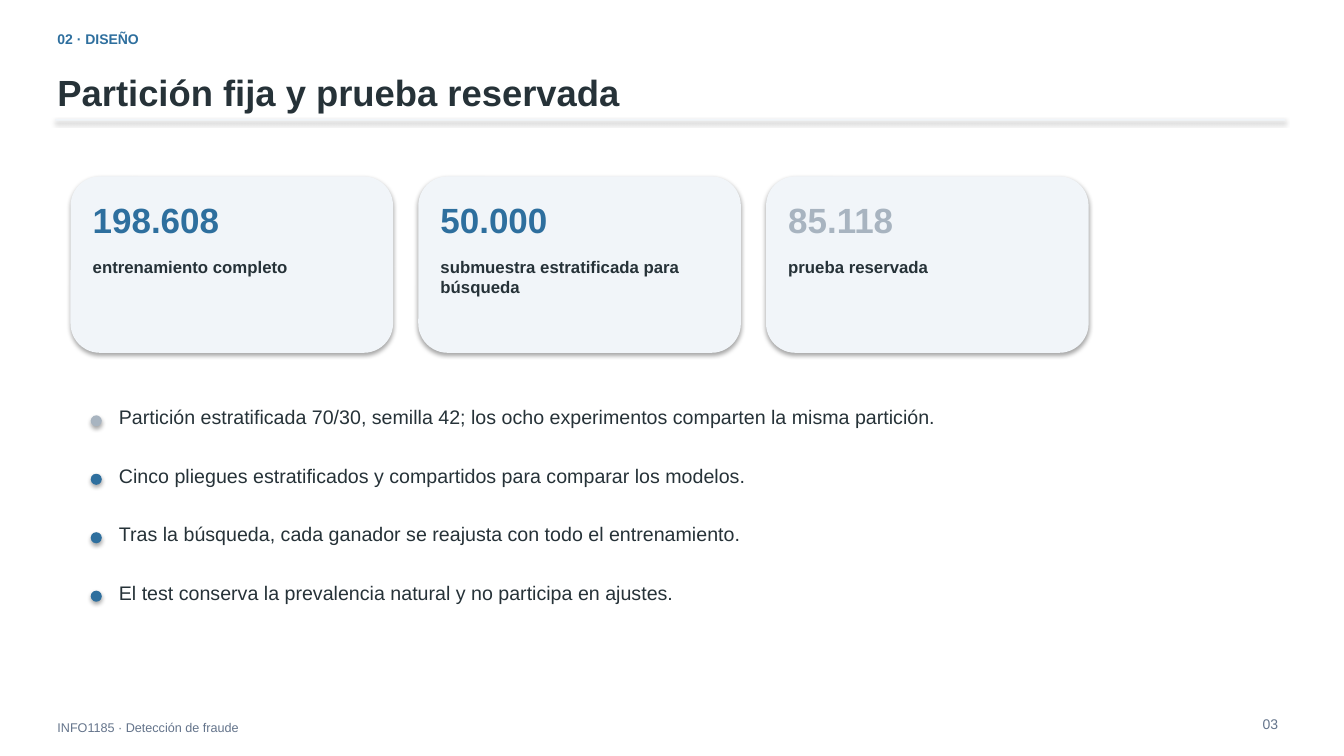
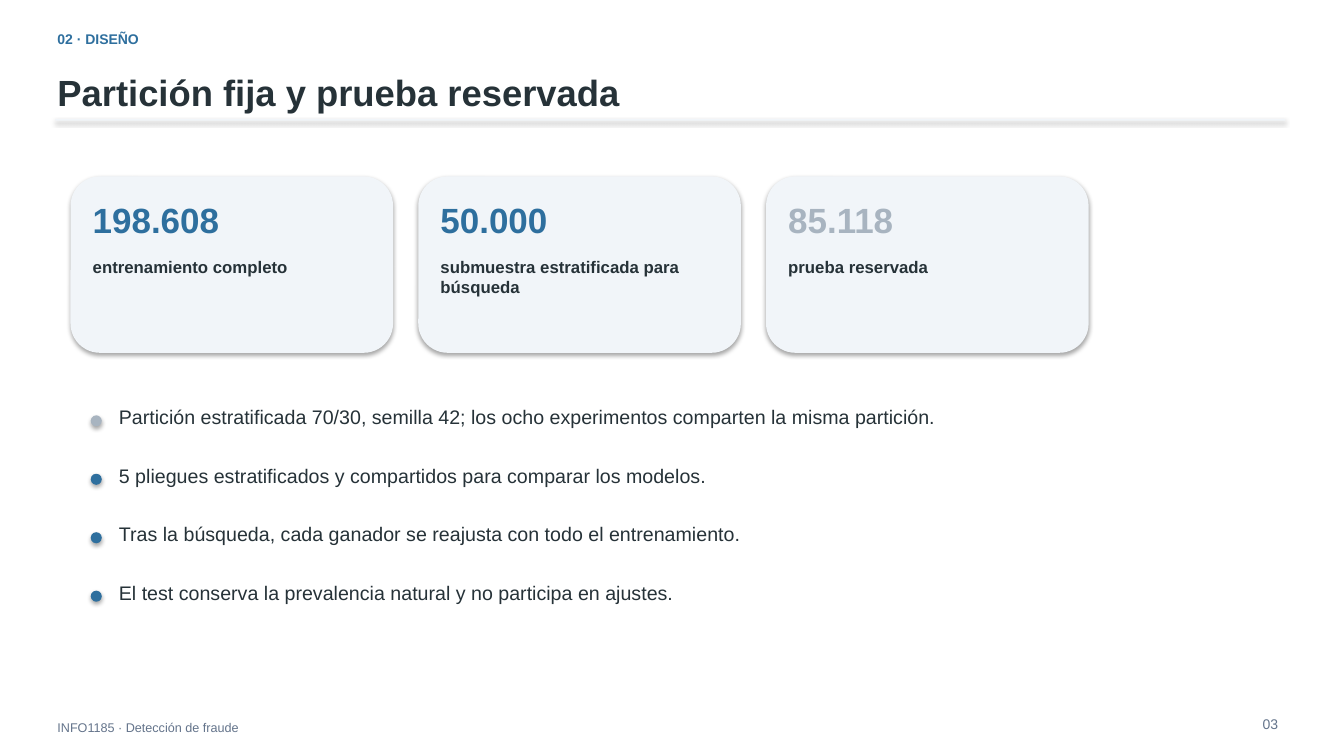
Before and after one commit to FernandoValdes01/Fraudetection, a slide deck: slide 3 of documentacion/presentacion/defensa_fraude.pptx. Drawn at 1344x756 pixels with LibreOffice and Linux fonts; fonts in the diff are those of the drawing. Boxes give left, top, right and bottom in pixels: in the first picture for what was removed or moved away, otherwise in the second. Text is boxed around its words. In the diff, an @@ line names an element or a change of style, - is before the commit and + after.

```diff
--- a/documentacion/presentacion/defensa_fraude.pptx
+++ b/documentacion/presentacion/defensa_fraude.pptx
@@ text at <box>119,468,706,487</box>: text changed @@
-Cinco pliegues estratificados y compartidos para comparar los modelos.
+5 pliegues estratificados y compartidos para comparar los modelos.
```
Also in this commit, not shown: 7 other slides changed, 4 other files.
